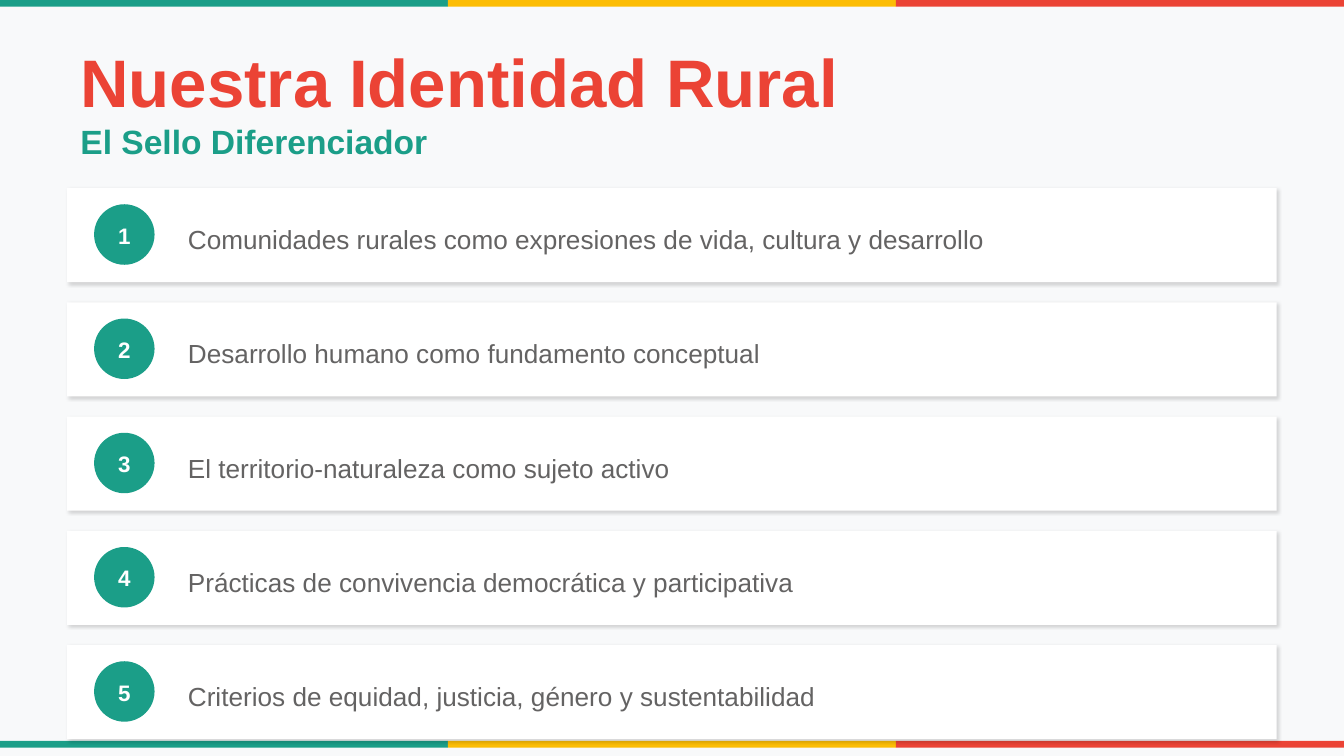
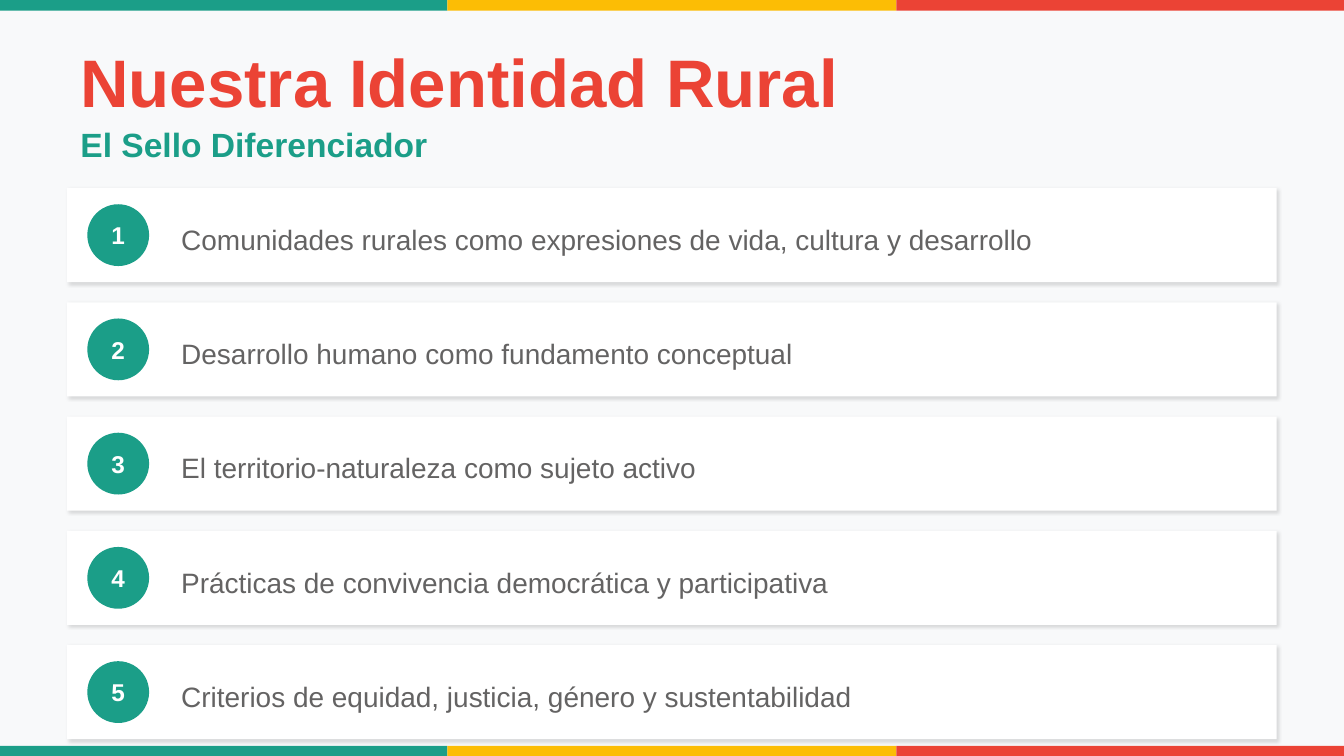
Before and after one commit to alonsoarias/ISER-PEI, a slide deck: slide 10 of PEI-UniRural-Presentacion.pptx. Drawn at 1344x756 pixels with LibreOffice and Linux fonts; fonts in the diff are those of the drawing. Boxes give left, top, right and bottom in pixels: in the first picture for what was removed or moved away, otherwise in the second. Text is boxed around its words. In the diff, an @@ line names an element or a change of style, - is before the commit and + after.

```diff
--- a/PEI-UniRural-Presentacion.pptx
+++ b/PEI-UniRural-Presentacion.pptx
@@ rectangle removed at (x1=0, y1=0, x2=448, y2=7) @@
@@ rectangle added at (x1=0, y1=0, x2=448, y2=11), fill #1B9E88 @@
@@ rectangle removed at (x1=448, y1=0, x2=895, y2=7) @@
@@ rectangle added at (x1=448, y1=0, x2=896, y2=11), fill #FCBD05 @@
@@ rectangle removed at (x1=896, y1=0, x2=1344, y2=7) @@
@@ rectangle added at (x1=896, y1=0, x2=1344, y2=11), fill #EB4335 @@
@@ 10 texts, 5 ellipses moved together from (x1=94, y1=204, x2=984, y2=722) to (x1=87, y1=204, x2=1032, y2=723) @@
@@ shadow changed in 5 elements at (x1=67, y1=188, x2=1277, y2=282), (x1=67, y1=302, x2=1277, y2=396), (x1=67, y1=417, x2=1277, y2=511), (x1=67, y1=531, x2=1277, y2=625), (x1=67, y1=645, x2=1277, y2=739) @@
@@ size 12 to 13 pt in 5 elements at (x1=111, y1=227, x2=125, y2=244), (x1=111, y1=342, x2=125, y2=359), (x1=111, y1=456, x2=125, y2=474), (x1=111, y1=570, x2=125, y2=587), (x1=111, y1=684, x2=125, y2=702) @@
@@ size 14 to 15 pt in 5 elements at (x1=181, y1=229, x2=1032, y2=255), (x1=181, y1=343, x2=792, y2=369), (x1=181, y1=457, x2=696, y2=484), (x1=181, y1=572, x2=828, y2=598), (x1=181, y1=686, x2=852, y2=712) @@
@@ rectangle removed at (x1=0, y1=741, x2=448, y2=747) @@
@@ rectangle added at (x1=0, y1=746, x2=448, y2=756), fill #1B9E88 @@
@@ rectangle removed at (x1=448, y1=741, x2=895, y2=747) @@
@@ rectangle added at (x1=448, y1=746, x2=896, y2=756), fill #FCBD05 @@
@@ rectangle removed at (x1=896, y1=741, x2=1344, y2=747) @@
@@ rectangle added at (x1=896, y1=746, x2=1344, y2=756), fill #EB4335 @@
```
Also in this commit, not shown: 38 other slides changed, 1 other file.
